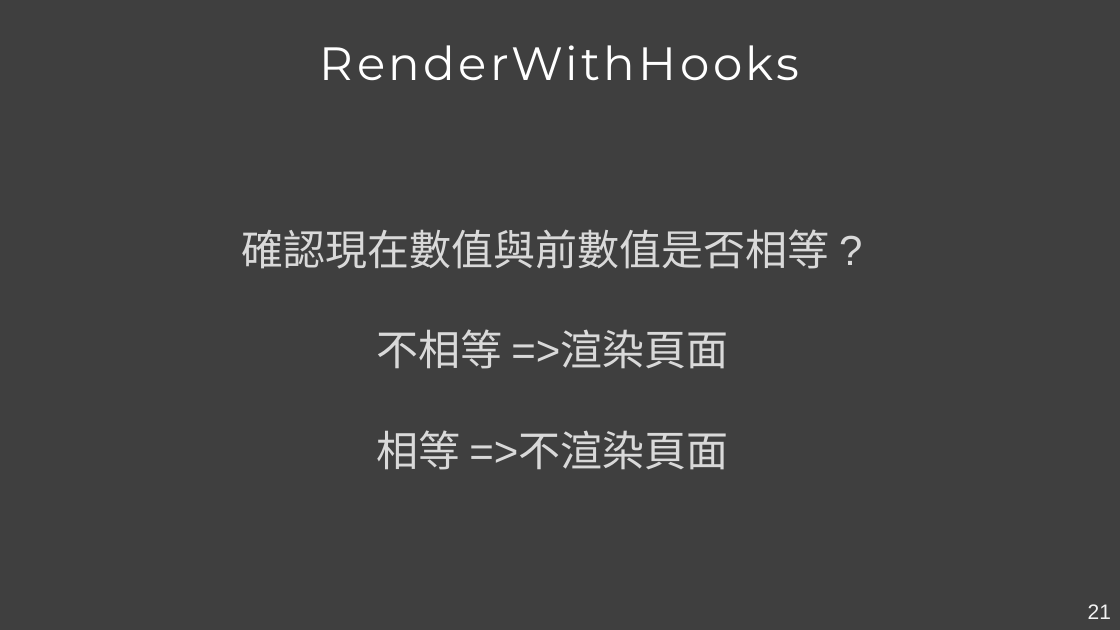
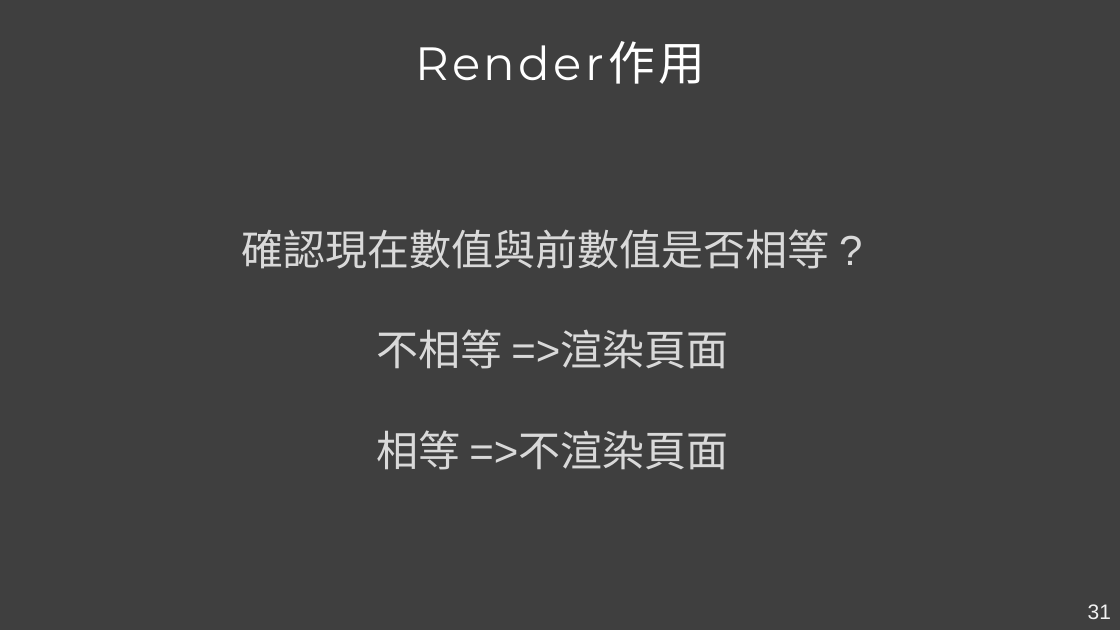
Before and after one commit to Kader-coder/React-Hooks, a slide deck: slide 31 of PPT/React Hooks &.pptx (slide 21 before the commit). Drawn at 1120x630 pixels with LibreOffice and Linux fonts; fonts in the diff are those of the drawing. Boxes give left, top, right and bottom in pixels: in the first picture for what was removed or moved away, otherwise in the second. Text is boxed around its words. In the diff, an @@ line names an element or a change of style, - is before the commit and + after.

```diff
--- a/PPT/React Hooks &.pptx
+++ b/PPT/React Hooks &.pptx
@@ text at (415,41,705,84): text changed @@
-RenderWithHooks
+Render作用
@@ page number at (1088,604,1111,619): text changed @@
-21
+31
```
Also in this commit, not shown: 9 other slides changed, 4 slides added, 5 slides removed, 1 other file.
